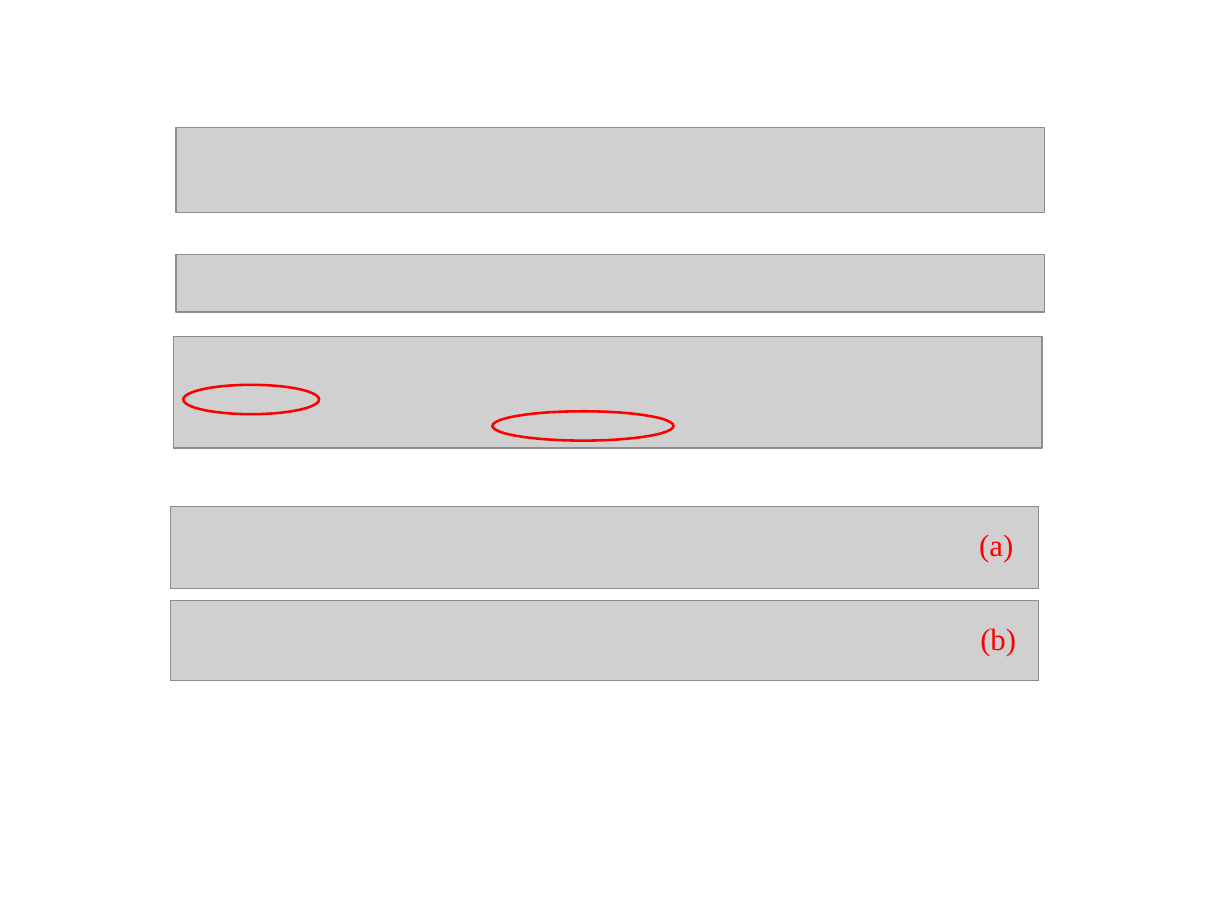
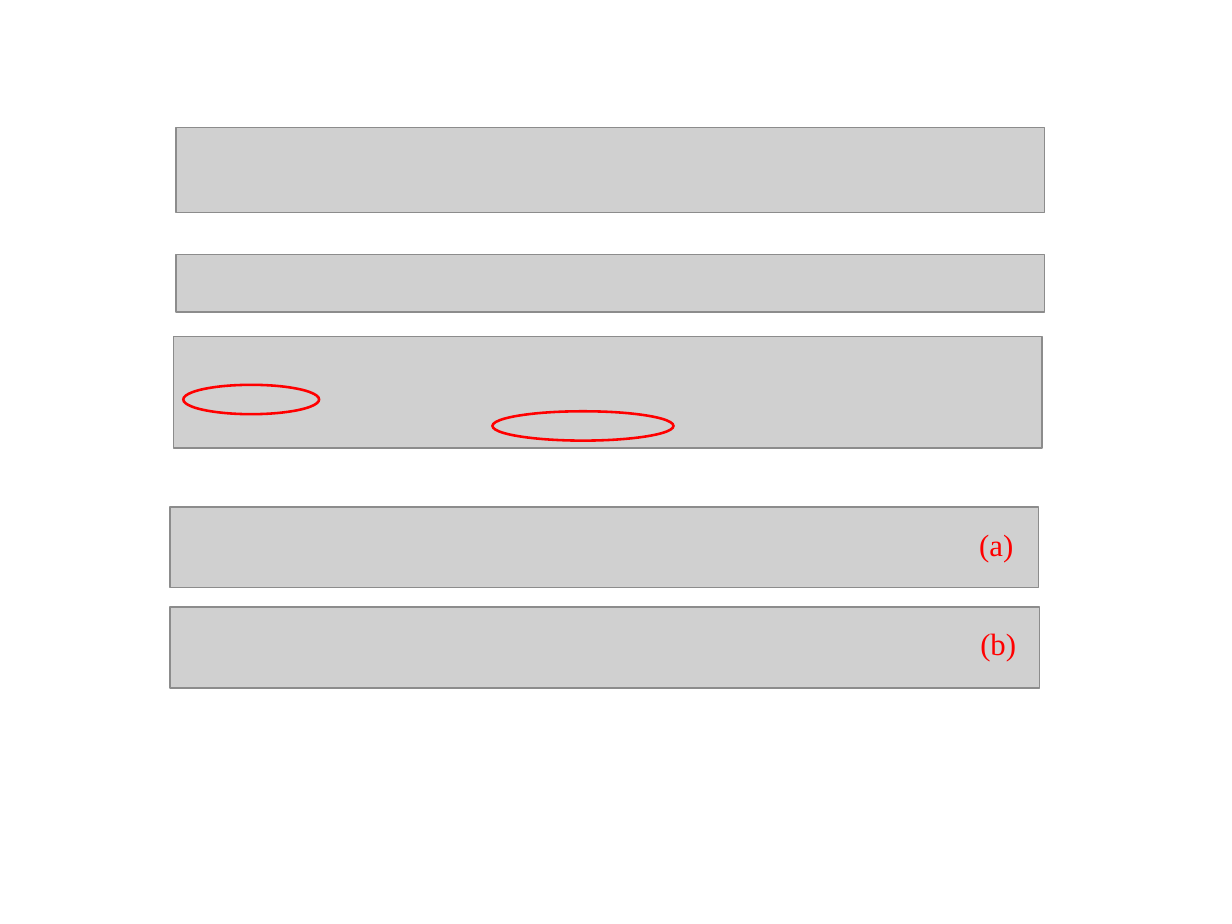
Before and after one commit to svech/Multifitting, a slide deck: slide 24 of manual/Pictures 2.0.pptx. Drawn at 1232x924 pixels with LibreOffice and Linux fonts; fonts in the diff are those of the drawing; grey boxes stand for pictures. Boxes give left, top, right and bottom in pixels: in the first picture for what was removed or moved away, otherwise in the second. Text is boxed around its words. In the diff, an @@ line names an element or a change of style, - is before the commit and + after.

```diff
--- a/manual/Pictures 2.0.pptx
+++ b/manual/Pictures 2.0.pptx
@@ picture moved from (x1=170, y1=601, x2=1039, y2=681) to (x1=170, y1=607, x2=1040, y2=689) @@
@@ text "(b)" moved from (x1=980, y1=628, x2=1016, y2=656) to (x1=980, y1=633, x2=1016, y2=661) @@
```
Also in this commit, not shown: 2 other files.
